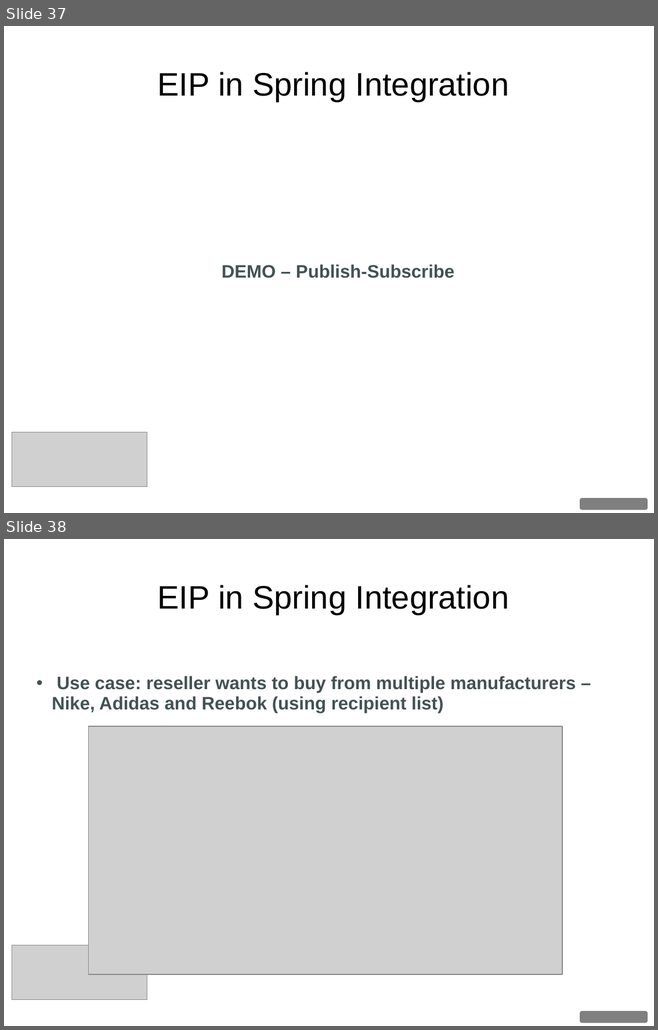
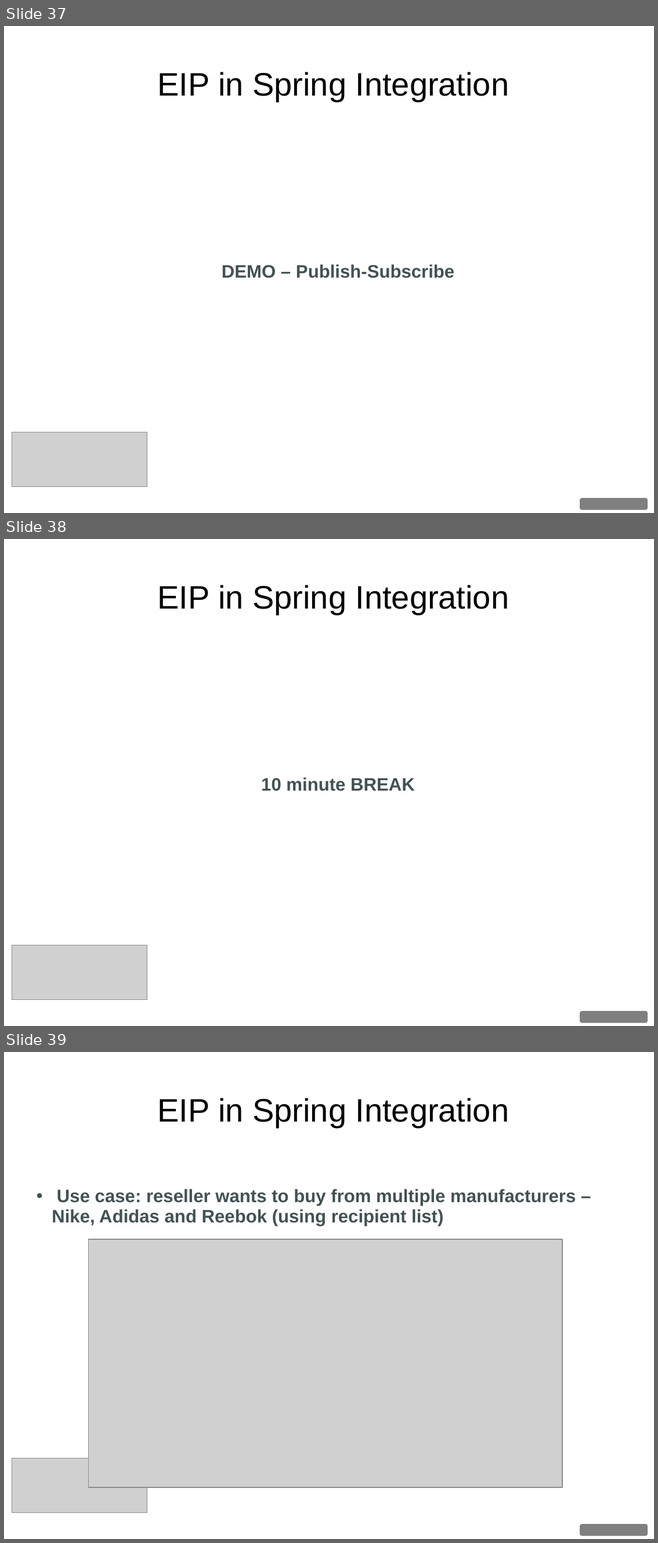
Before and after one commit to dgyordanov/springintegration, a slide deck: Spring_Integration.ppt. Shown one above the other, each under a label of ours: slides 37 and 38 before the commit, slides 37, 38 and 39 after it. The pictures are 658x1030 and 658x1543 pixels, drawn with LibreOffice and Linux fonts; fonts in the diff are those of the drawing; grey boxes stand for pictures; background and template pictures are left out. Boxes give left, top, right and bottom in pixels: in the first picture for what was removed or moved away, otherwise in the second. Text is boxed around its words. In the diff, an @@ line names an element or a change of style, - is before the commit and + after.

```diff
--- a/Spring_Integration.ppt
+++ b/Spring_Integration.ppt
@@ slide 38 added at box(4, 539, 654, 1026), background picture (left out) @@
@@ text added at box(158, 585, 509, 614), 36 pt, text #000000 @@
+EIP in Spring Integration
@@ text added at box(261, 777, 415, 791), 20 pt, text #435153, bold @@
+10 minute BREAK
@@ picture added at box(12, 946, 148, 1000) @@
@@ rounded rectangle added at box(579, 1011, 647, 1023), fill #7F7F7F @@
@@ what was slide 38 is now slide 39 @@
```
Also in this commit, not shown: 1 slide changed, 2 other files.
